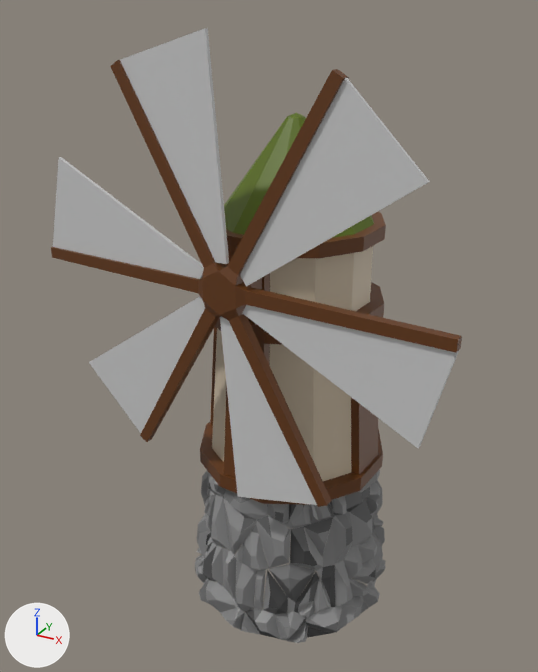
One commit to the FBX model Assets/Meshes/Architecture/tutorial/windmill.fbx: the scene before it, then after it.
One viewpoint serves both versions: a camera (50 mm lens) standing at (-131.7, -22.0, 61.6) and looking at (-160.1, 29.6, 35.8). The axes (+X, +Y, +Z) are drawn at lower left. The lights are the same throughout. Where no turn or scale is listed for an object, it has been applied to the vertices. Vertices at the same position are counted once.

Names of what the first picture shows: 'windmill', 'windmill.001'.
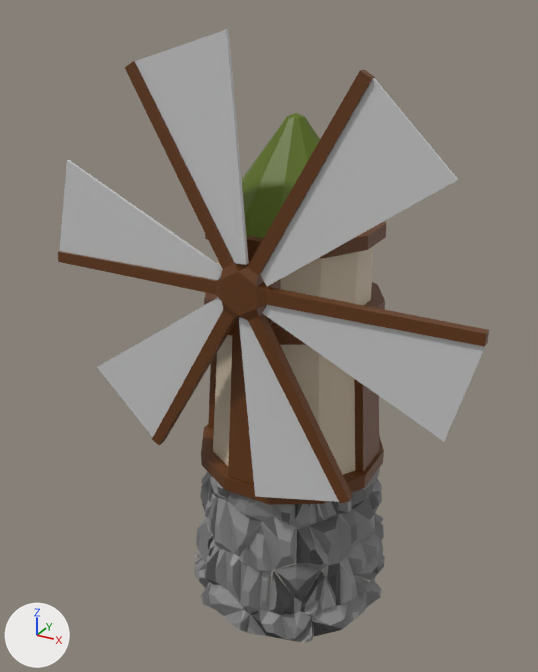
Where the newer file only moved an object's origin or applied its transform, the numbers keep the older frame.

The edits, one by one:
me_cylinder_cell_001 has 134 vertices, 112 faces and spans x -18.4..17.0, y -11.4..-3.4, z 2.2..37.6.
me_cylinder_cell_001 is used by ob_windmill_001; location (-158.6, 31.2, 22.9).
me_cylinder_cell_001 part 1: the whole mesh is turned 3.8 degrees about the z axis through its middle, then moved by (1.0, 0.7, -0.1).
Object 'windmill' (ob_windmill) turns from (0, 0, -3.8) to (0, 0, 0) degrees about x, y and z.

Boxes (x1, y1, x2, y2) around the edits, measured in the pictures (538 x 672 px):
'windmill.001', mesh turned: before (51, 28, 462, 507); after (58, 29, 489, 503)
'windmill', turned: before (195, 113, 386, 643); after (195, 113, 387, 643)
